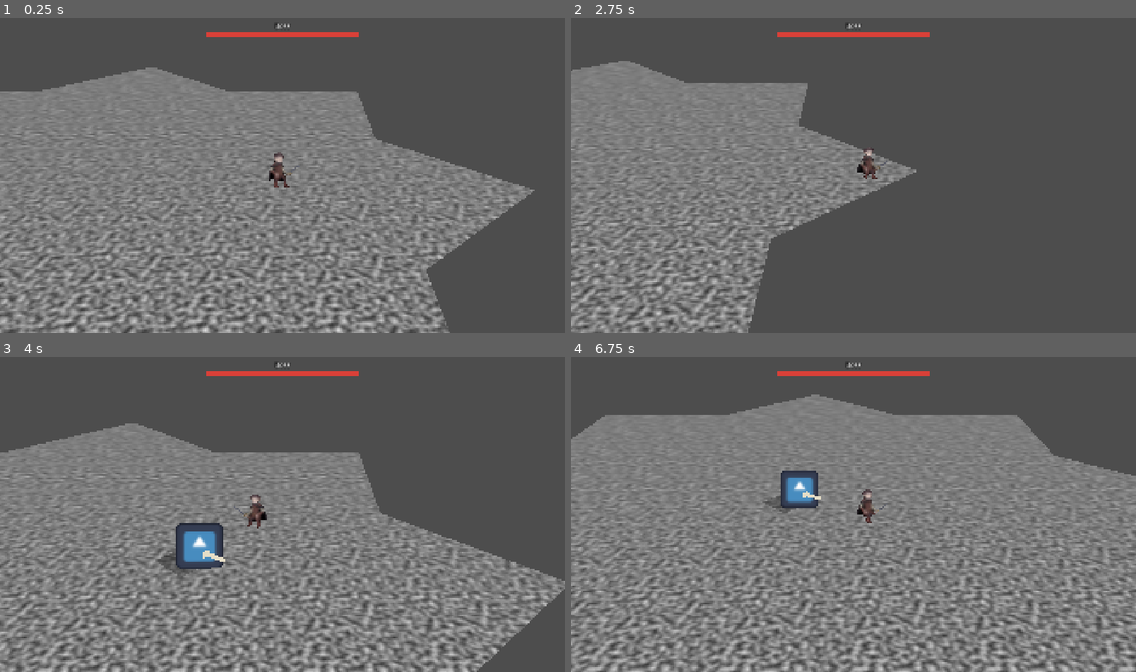
Above: before the commit, frames 1-4 (two rows, left to right).
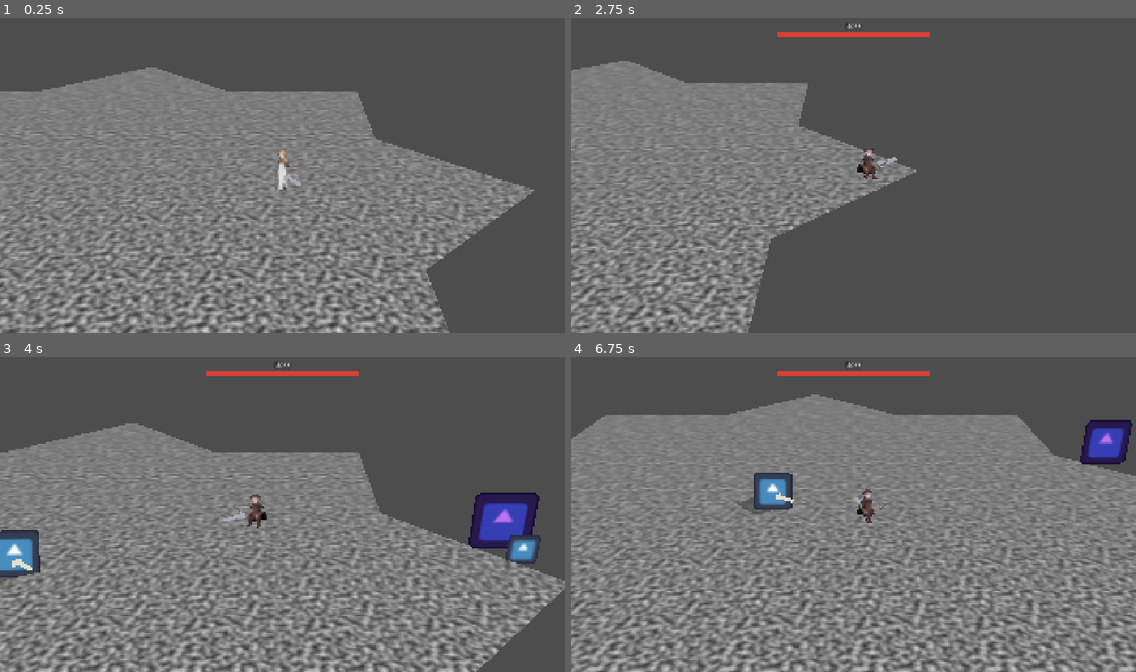
Above: after the commit, the same moments.

Repository: SAFirmansyah/TheMourningAfter-Game
Game: Godot game, scene res://scenes/rooms/constance_fight.tscn
The game is run twice, just before and just after one commit, with the same random seed, the same clock (stepped at 60 frames per second) and the same inputs. This scene is started directly instead of the project's main scene. The engine's default icon, where the game draws it, is replaced by a stand-in: a white triangle on a blue panel in a dark square.
Inputs (mouse positions are in pixels of both pictures, inside the frame that each line leads up to):
- Up to frame 1 (0.25 s): no input
- Up to frame 2 (2.75 s): tap Enter at 0.5 s; move the mouse to (977, 159) at 0.52 s; press the mouse at (977, 159) at 0.53 s; hold D (move_right) 0.53-1.28 s; move the mouse to (740, 191) at 1.27 s; release the mouse at (740, 191) at 1.28 s; hold S (move_down) 1.28-2.03 s; tap X (constance_spell_1) at 1.35 s; move the mouse to (910, 103) at 2.02 s; hold D (move_right) from 2.03 s (still down); hold C (constance_spell_2) from 2.03 s (still down)
- Up to frame 3 (4 s): move the mouse to (254, 577) at 2.77 s; release D (move_right) at 2.78 s; release C (constance_spell_2) at 2.78 s; hold W (move_up) 2.78-3.53 s; tap Q (constance_summon) at 2.85 s; move the mouse to (452, 561) at 3.52 s; hold A (move_left) from 3.53 s (still down); hold Space (dash) from 3.53 s (still down)
- Up to frame 4 (6.75 s): move the mouse to (684, 464) at 4.27 s; release Space (dash) at 4.28 s; tap E (interact) at 4.35 s; move the mouse to (881, 514) at 5.02 s; release A (move_left) at 5.03 s; hold S (move_down) 5.03-5.78 s; hold Shift 5.03-5.78 s; move the mouse to (768, 432) at 5.77 s; hold D (move_right) 5.78-6.53 s; click (768, 432) at 5.85 s; move the mouse to (977, 498) at 6.52 s; hold W (move_up) from 6.53 s (still down); hold X (constance_spell_1) from 6.53 s (still down)

The runs differ from the first frame. In frame 1, 0.8% of the frame differs, in the area x 36-64%, y 1-55%; in frame 2, less than 0.1%; in frame 3, 4.7%, in the area x 0-96%, y 43-72%; in frame 4, 2.6%.
Error before the commit: Invalid assignment of property or key 'emitting' with value of type 'bool' on a base object of type 'null instance'. (res://scripts/boss/boss.gd:76)

Commit message:
play as constance working, minus several skill checks

Diff:
--- a/the-mourning-after/scenes/enemies/perrin_enemy.tscn
+++ b/the-mourning-after/scenes/enemies/perrin_enemy.tscn
@@ -86,7 +86,7 @@
 transform = Transform3D(1, 0, 0, 0, 1, 0, 0, 0, 1, 0.4, 0, 0)
 mesh = SubResource("BoxMesh_4j0vk")
 
-[node name="ReadySparkle" type="CPUParticles3D" parent="." unique_id=732452654]
+[node name="Aura" type="CPUParticles3D" parent="." unique_id=732452654]
 transform = Transform3D(1, 0, 0, 0, 1, 0, 0, 0, 1, 0, 2, 0)
 emitting = false
 amount = 10
--- a/the-mourning-after/scenes/player/constance.tscn
+++ b/the-mourning-after/scenes/player/constance.tscn
@@ -1,19 +1,23 @@
 [gd_scene format=3 uid="uid://dhh6h5r6t4oq1"]
 
 [ext_resource type="Script" uid="uid://4863h02pqnol" path="res://scripts/player/constance.gd" id="1_83nck"]
-[ext_resource type="Texture2D" uid="uid://3icclc6j3duq" path="res://textures/Perrin/Perrin_Idle/perrin_idle_00000.png" id="2_pqbxj"]
+[ext_resource type="Resource" uid="uid://bbk5x1dnpd5ev" path="res://scripts/weapons/sword_iron.tres" id="2_aqyn5"]
+[ext_resource type="Texture2D" uid="uid://cule3s7g3s75g" path="res://textures/constance/constance_idle/constance_idle_00000.png" id="2_wbmrr"]
 [ext_resource type="Script" uid="uid://ca6xhnojhcs8i" path="res://scripts/hitbox/body_hurtbox.gd" id="3_8lbrl"]
-[ext_resource type="Texture2D" uid="uid://bgcqw3xqwtykf" path="res://textures/Perrin/Perrin_Idle/perrin_idle_00001.png" id="3_avlu3"]
+[ext_resource type="PackedScene" uid="uid://cxrl8h6xe6r7n" path="res://scenes/enemies/deformed_humans.tscn" id="3_a75fm"]
+[ext_resource type="Texture2D" uid="uid://pu4yb266wrv3" path="res://textures/constance/constance_idle/constance_idle_00001.png" id="3_umbja"]
 [ext_resource type="Script" uid="uid://glnwwouy5k35" path="res://scripts/player/sword_visual.gd" id="4_amaya"]
-[ext_resource type="Texture2D" uid="uid://bvrlhmhuxe5qm" path="res://textures/Perrin/Perrin_Idle/perrin_idle_00002.png" id="4_om64g"]
-[ext_resource type="Texture2D" uid="uid://mdb6lb43xybn" path="res://textures/Perrin/Perrin_Idle/perrin_idle_00003.png" id="5_qqar0"]
-[ext_resource type="Texture2D" uid="uid://bp6ea67ywptpa" path="res://textures/Perrin/Perrin_Idle/perrin_idle_00004.png" id="6_f4tbg"]
-[ext_resource type="Texture2D" uid="uid://b3crjmjoqm6i4" path="res://textures/Perrin/Perrin_Idle/perrin_idle_00005.png" id="7_pvxsm"]
-[ext_resource type="Texture2D" uid="uid://cobjw3x4skthx" path="res://textures/Perrin/Perrin_Idle/perrin_idle_00007.png" id="8_uwlvt"]
-[ext_resource type="Texture2D" uid="uid://demayut45ojbw" path="res://textures/Perrin/Perrin_Idle/perrin_idle_00008.png" id="9_8m44x"]
-[ext_resource type="Texture2D" uid="uid://csho88v7p7exs" path="res://textures/Perrin/Perrin_Idle/perrin_idle_00009.png" id="10_jhwdx"]
-[ext_resource type="Texture2D" uid="uid://27ugbdi33cth" path="res://textures/Perrin/Perrin_Idle/perrin_idle_00010.png" id="11_8pr2k"]
-[ext_resource type="Texture2D" uid="uid://cvr8nty3i1waf" path="res://textures/Perrin/Perrin_Idle/perrin_idle_00011.png" id="12_h54aq"]
+[ext_resource type="Texture2D" uid="uid://hk7krksevyki" path="res://textures/constance/constance_idle/constance_idle_00002.png" id="4_rrdyp"]
+[ext_resource type="PackedScene" uid="uid://dwl4exhk82y7p" path="res://scenes/enemies/low_mutant.tscn" id="4_u4ug7"]
+[ext_resource type="Texture2D" uid="uid://b4bp8sb8i6oha" path="res://textures/constance/constance_idle/constance_idle_00003.png" id="5_aqyn5"]
+[ext_resource type="Texture2D" uid="uid://c3auwf22xwf4" path="res://textures/constance/constance_idle/constance_idle_00004.png" id="6_a75fm"]
+[ext_resource type="Texture2D" uid="uid://btafpmr1l4unm" path="res://textures/constance/constance_idle/constance_idle_00005.png" id="7_u4ug7"]
+[ext_resource type="Texture2D" uid="uid://bdmynrs4wyw5c" path="res://textures/constance/constance_idle/constance_idle_00006.png" id="8_ggrei"]
+[ext_resource type="Texture2D" uid="uid://dojheoeq7m7i8" path="res://textures/constance/constance_idle/constance_idle_00007.png" id="9_4e5dx"]
+[ext_resource type="Texture2D" uid="uid://boeefe4jm2ita" path="res://textures/constance/constance_idle/constance_idle_00008.png" id="10_qwt7h"]
+[ext_resource type="Texture2D" uid="uid://dun3spmi0y6gv" path="res://textures/constance/constance_idle/constance_idle_00009.png" id="11_ws3oe"]
+[ext_resource type="Texture2D" uid="uid://bbk3082fakw8f" path="res://textures/constance/constance_idle/constance_idle_00010.png" id="12_s7ol3"]
+[ext_resource type="Texture2D" uid="uid://b3odewdp33nnw" path="res://textures/constance/constance_idle/constance_idle_00011.png" id="13_bscbd"]
 [ext_resource type="Texture2D" uid="uid://bmoahhtpfy313" path="res://textures/Perrin/Perrin_Walking/perrin_walk_b_00000.png" id="13_nyxwp"]
 [ext_resource type="Texture2D" uid="uid://bphkd01ipjwq7" path="res://textures/Perrin/Perrin_Walking/perrin_walk_b_00001.png" id="14_wbmrr"]
 [ext_resource type="Texture2D" uid="uid://pv0wle25e24a" path="res://textures/Perrin/Perrin_Walking/perrin_walk_b_00002.png" id="15_umbja"]
@@ -37,41 +41,44 @@
 animations = [{
 "frames": [{
 "duration": 1.0,
-"texture": ExtResource("2_pqbxj")
-}, {
-"duration": 1.0,
-"texture": ExtResource("3_avlu3")
-}, {
-"duration": 1.0,
-"texture": ExtResource("4_om64g")
-}, {
-"duration": 1.0,
-"texture": ExtResource("5_qqar0")
-}, {
-"duration": 1.0,
-"texture": ExtResource("6_f4tbg")
-}, {
-"duration": 1.0,
-"texture": ExtResource("7_pvxsm")
-}, {
-"duration": 1.0,
-"texture": ExtResource("8_uwlvt")
-}, {
-"duration": 1.0,
-"texture": ExtResource("9_8m44x")
-}, {
-"duration": 1.0,
-"texture": ExtResource("10_jhwdx")
-}, {
-"duration": 1.0,
-"texture": ExtResource("11_8pr2k")
-}, {
-"duration": 1.0,
-"texture": ExtResource("12_h54aq")
+"texture": ExtResource("2_wbmrr")
+}, {
+"duration": 1.0,
+"texture": ExtResource("3_umbja")
+}, {
+"duration": 1.0,
+"texture": ExtResource("4_rrdyp")
+}, {
+"duration": 1.0,
+"texture": ExtResource("5_aqyn5")
+}, {
+"duration": 1.0,
+"texture": ExtResource("6_a75fm")
+}, {
+"duration": 1.0,
+"texture": ExtResource("7_u4ug7")
+}, {
+"duration": 1.0,
+"texture": ExtResource("8_ggrei")
+}, {
+"duration": 1.0,
+"texture": ExtResource("9_4e5dx")
+}, {
+"duration": 1.0,
+"texture": ExtResource("10_qwt7h")
+}, {
+"duration": 1.0,
+"texture": ExtResource("11_ws3oe")
+}, {
+"duration": 1.0,
+"texture": ExtResource("12_s7ol3")
+}, {
+"duration": 1.0,
+"texture": ExtResource("13_bscbd")
 }],
 "loop": 1,
 "name": &"idle",
-"speed": 5.0
+"speed": 6.0
 }, {
 "frames": [{
 "duration": 1.0,
@@ -155,6 +162,9 @@
 
 [node name="Constance" type="CharacterBody3D" unique_id=145981841]
 script = ExtResource("1_83nck")
+staff = ExtResource("2_aqyn5")
+deformed_human_scene = ExtResource("3_a75fm")
+low_mutant_scene = ExtResource("4_u4ug7")
 
 [node name="Card" type="AnimatedSprite3D" parent="." unique_id=1720100852]
 process_physics_priority = 20
@@ -164,6 +174,7 @@
 alpha_cut = 1
 sprite_frames = SubResource("SpriteFrames_jhy0a")
 animation = &"idle"
+frame_progress = 0.48373196
 
 [node name="CollisionShape3D" type="CollisionShape3D" parent="." unique_id=345169524]
 transform = Transform3D(1, 0, 0, 0, 1, 0, 0, 0, 1, 0, 0.9, 0)
--- a/the-mourning-after/scenes/rooms/constance_fight.tscn
+++ b/the-mourning-after/scenes/rooms/constance_fight.tscn
@@ -6,6 +6,7 @@
 [ext_resource type="PackedScene" uid="uid://bmlc88qlhew43" path="res://scenes/enemies/perrin_enemy.tscn" id="4_hw0vx"]
 [ext_resource type="PackedScene" uid="uid://dhh6h5r6t4oq1" path="res://scenes/player/constance.tscn" id="5_d6gko"]
 [ext_resource type="PackedScene" path="res://scenes/camera/camera_rig.tscn" id="6_886oe"]
+[ext_resource type="PackedScene" uid="uid://cyoq8xehvpyji" path="res://scenes/ui/player_hud.tscn" id="7_mr52n"]
 
 [sub_resource type="PlaneMesh" id="PlaneMesh_hw0vx"]
 material = ExtResource("1_3cb7q")
@@ -112,8 +113,9 @@
 [node name="Constance" parent="." unique_id=145981841 instance=ExtResource("5_d6gko")]
 transform = Transform3D(1, 0, 0, 0, 1, 0, 0, 0, 1, 10, 0, 0)
 
-[node name="CameraRig" parent="." unique_id=147726263 node_paths=PackedStringArray("follow_target") instance=ExtResource("6_886oe")]
+[node name="CameraRig" parent="." unique_id=147726263 instance=ExtResource("6_886oe")]
 process_priority = -10
 process_physics_priority = 10
 transform = Transform3D(1, 0, 0, 0, 0.9063077, 0.42261824, 0, -0.42261824, 0.9063077, 0, 0.8, 0)
-follow_target = NodePath("")
+
+[node name="PlayerHUD" parent="." unique_id=1921822603 instance=ExtResource("7_mr52n")]
--- a/the-mourning-after/scripts/boss/boss.gd
+++ b/the-mourning-after/scripts/boss/boss.gd
@@ -114,6 +114,16 @@
 		card.flip_h = _facing.x < 0.0
 
 
+func set_stats(new_stats: Stats) -> void:
+	stats = new_stats
+	stats.setup_stats()
+	stats.health_depleted.connect(_die)
+	stats.health_change.connect(func(cur: int, max_h: int) -> void:
+		if max_h > 0:
+			_on_health_fraction(float(cur) / max_h))
+	_damage_flash.watch(stats, card)
+	health_bar.bind(self)
+	get_node("HurtboxArea").refresh_layer()
 # --- Overridden by each boss ---------------------------------------------------------------------
 
 ## Picks the next move (start one as a coroutine, without awaiting) or returns a walk direction.
--- a/the-mourning-after/scripts/world/constance_fight.gd
+++ b/the-mourning-after/scripts/world/constance_fight.gd
@@ -5,6 +5,7 @@
 
 @onready var constance_play: Player = $Constance
 @onready var hero_opponent: PerrinAsEnemy = $PerrinEnemy
+@onready var constance_hud: PlayerHUD = $PlayerHUD
 @onready var camera_rig: CameraRig = $CameraRig
 
 
@@ -18,22 +19,22 @@
 	if RunInventory.get_player() == null or not RunInventory.loadout_taken:
 		_setup_test_fixtures()
 	else:
-		hero_opponent.stats = RunInventory.get_player().stats.duplicate()
+		hero_opponent.set_stats(RunInventory.get_player().stats.duplicate())
 		hero_opponent.weapon = RunInventory.get_player().weapon
 
-	hero_opponent.get_node("HurtboxArea").refresh_layer()
+	constance_play._resolve_spells()
 	hero_opponent.target = constance_play
 	hero_opponent.defeated.connect(func(): get_tree().change_scene_to_file("res://scenes/endings/victory_time_thief.tscn"))
 	constance_play.died.connect(func(): get_tree().change_scene_to_file("res://scenes/endings/lost_cause.tscn"))
 
-
+	constance_hud.bind_stats(constance_play.stats)
+	constance_hud.bind_player(constance_play)
 
 func _setup_test_fixtures() -> void:
 	var test_stats := BossStats.new()
 	test_stats.max_health = 150
-	hero_opponent.stats = test_stats
+	hero_opponent.set_stats(test_stats)
 	hero_opponent.weapon = load("res://scripts/weapons/sword_bronze.tres")
-	hero_opponent.get_node("HurtboxArea").refresh_layer()
 
 	var chosen: String = TestFixture.pending_defeated_boss
 	CampaignState.defeated_boss_name = chosen if chosen != "" else "Gwenith"
Binary file added: the-mourning-after/textures/constance/constance_idle/constance_idle_00000.png
Not shown, added: the-mourning-after/textures/constance/constance_idle/constance_idle_00000.png.import
Binary file added: the-mourning-after/textures/constance/constance_idle/constance_idle_00001.png
Not shown, added: the-mourning-after/textures/constance/constance_idle/constance_idle_00001.png.import
Binary file added: the-mourning-after/textures/constance/constance_idle/constance_idle_00002.png
Not shown, added: the-mourning-after/textures/constance/constance_idle/constance_idle_00002.png.import
Binary file added: the-mourning-after/textures/constance/constance_idle/constance_idle_00003.png
Not shown, added: the-mourning-after/textures/constance/constance_idle/constance_idle_00003.png.import
Binary file added: the-mourning-after/textures/constance/constance_idle/constance_idle_00004.png
Not shown, added: the-mourning-after/textures/constance/constance_idle/constance_idle_00004.png.import
Binary file added: the-mourning-after/textures/constance/constance_idle/constance_idle_00005.png
Not shown, added: the-mourning-after/textures/constance/constance_idle/constance_idle_00005.png.import
(and 12 more such lines)
